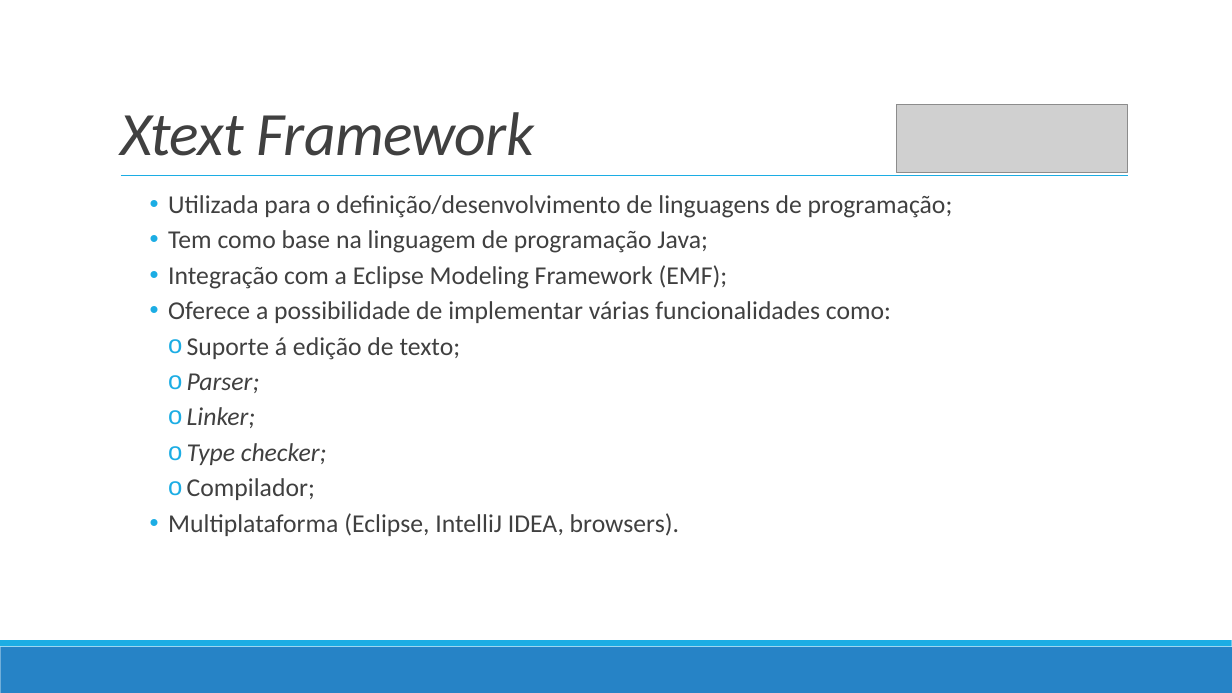
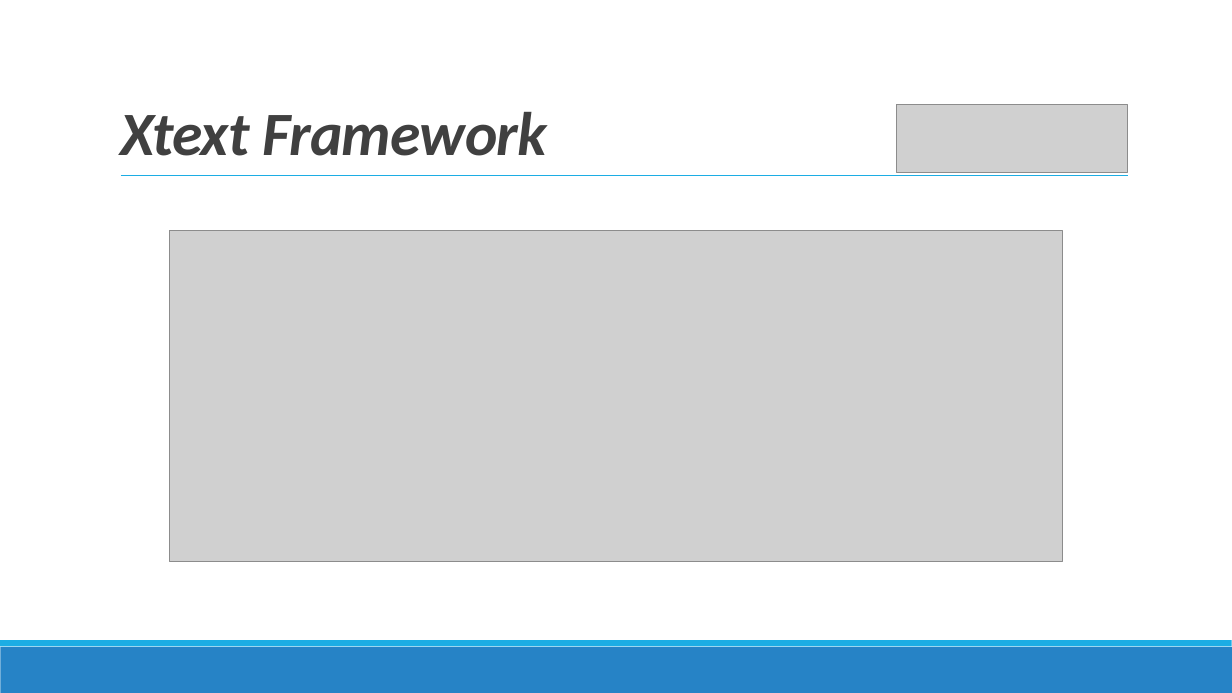
Before and after one commit to TiagoJVO/PDS16inEclipse, a slide deck: slide 4 of Apresentação final/PDS16inEclipse.pptx (slide 3 before the commit). Drawn at 1232x693 pixels with LibreOffice and Linux fonts; fonts in the diff are those of the drawing; grey boxes stand for pictures. Boxes give left, top, right and bottom in pixels: in the first picture for what was removed or moved away, otherwise in the second. Text is boxed around its words. In the diff, an @@ line names an element or a change of style, - is before the commit and + after.

```diff
--- a/Apresentação final/PDS16inEclipse.pptx
+++ b/Apresentação final/PDS16inEclipse.pptx
@@ title "Xtext Framework" at [120,112,547,156]: bold on @@
@@ text removed at [168,195,953,536] @@
-    • Utilizada para o definição/desenvolvimento de linguagens de programação;
-    • Tem como base na linguagem de programação Java;
-    • Integração com a Eclipse Modeling Framework (EMF);
-    • Oferece a possibilidade de implementar várias funcionalidades como:
-      o Suporte á edição de texto;
-      o Parser;
-      o Linker;
-      o Type checker;
-      o Compilador;
-    • Multiplataforma (Eclipse, IntelliJ IDEA, browsers).
@@ picture added at [170,230,1063,562] @@
```
Also in this commit, not shown: 1 other slide changed, 13 slides added, 6 slides removed, 11 other files.
